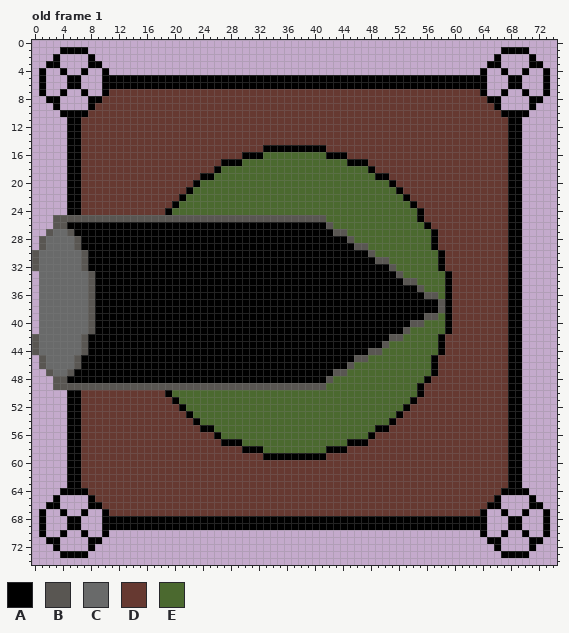
Pixel-art file: art/player2.aseprite. That is the earlier state.
75x75 pixels, 1 frame. Shown: old frame 1. The commit also changed other frames, which this record leaves out.
Palette (. is transparent): A #000000  B #595652  C #696a6a  D #663931  E #4b692f
Pixels before, old frame 1 (only the part around the change), first column x 0:
19 .....AADDDDDD
20 .....AADDDDDD
21 .....AADDDDDD
22 .....AADDDDDD
23 .....AADDDDDD
24 .....AADDDDDD
25 ...BBBBBBBBBB
26 ...BBAAAAAAAA
27 ..BCCBAAAAAAA
28 .BCCCCBAAAAAA
29 .BCCCCBAAAAAA
30 BCCCCCCBAAAAA
31 BCCCCCCBAAAAA
32 BCCCCCCBAAAAA
33 .CCCCCCCBAAAA
34 .CCCCCCCBAAAA
35 .CCCCCCCBAAAA
36 .CCCCCCCBAAAA
37 .CCCCCCCBAAAA
38 .CCCCCCCBAAAA
39 .CCCCCCCBAAAA
40 .CCCCCCCBAAAA
41 .CCCCCCCBAAAA
42 BCCCCCCBAAAAA
43 BCCCCCCBAAAAA
44 BCCCCCCBAAAAA
45 .BCCCCBAAAAAA
46 .BCCCCBAAAAAA
47 ..BCCBAAAAAAA
48 ...BBAAAAAAAA
49 ...BBBBBBBBBB
50 .....AADDDDDD
51 .....AADDDDDD
52 .....AADDDDDD
53 .....AADDDDDD
54 .....AADDDDDD
55 .....AADDDDDD
56 .....AADDDDDD
57 .....AADDDDDD
58 .....AADDDDDD
New version:
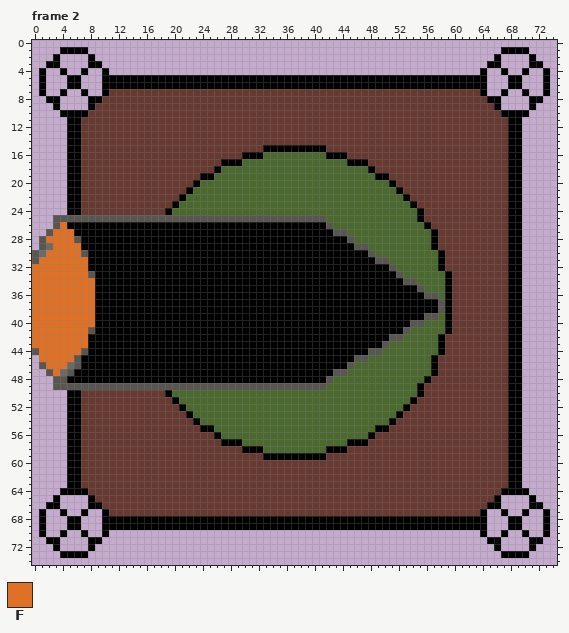
Colours new in this view: F #df7126
A new or re-ordered frame is compared with the old frame closest to it.
Commit message: Added player shooting animation
Change:
frames 1 -> 6
Changed rows in their new state; - is an unchanged pixel.
Frame 2 is new; against old frame 1:
first column x 0:
26 ----F----
27 ---FFF---
28 --FFFF---
29 ---FFFF--
30 --FFFFF--
31 -FFFFFFF-
32 FFFFFFFF-
33 FFFFFFFF-
34 FFFFFFFFF
35 FFFFFFFFF
36 FFFFFFFFF
37 FFFFFFFFF
38 FFFFFFFFF
39 FFFFFFFFF
40 FFFFFFFFF
41 FFFFFFFF-
42 FFFFFFFF-
43 FFFFFFFF-
44 -FFFFFF--
45 -FFFFF---
46 --FFF----
47 ---F-----
Boxes around the changes in both pictures, in picture pixels (x1, y1, x2, y2):
changed: (32, 222, 95, 376)
